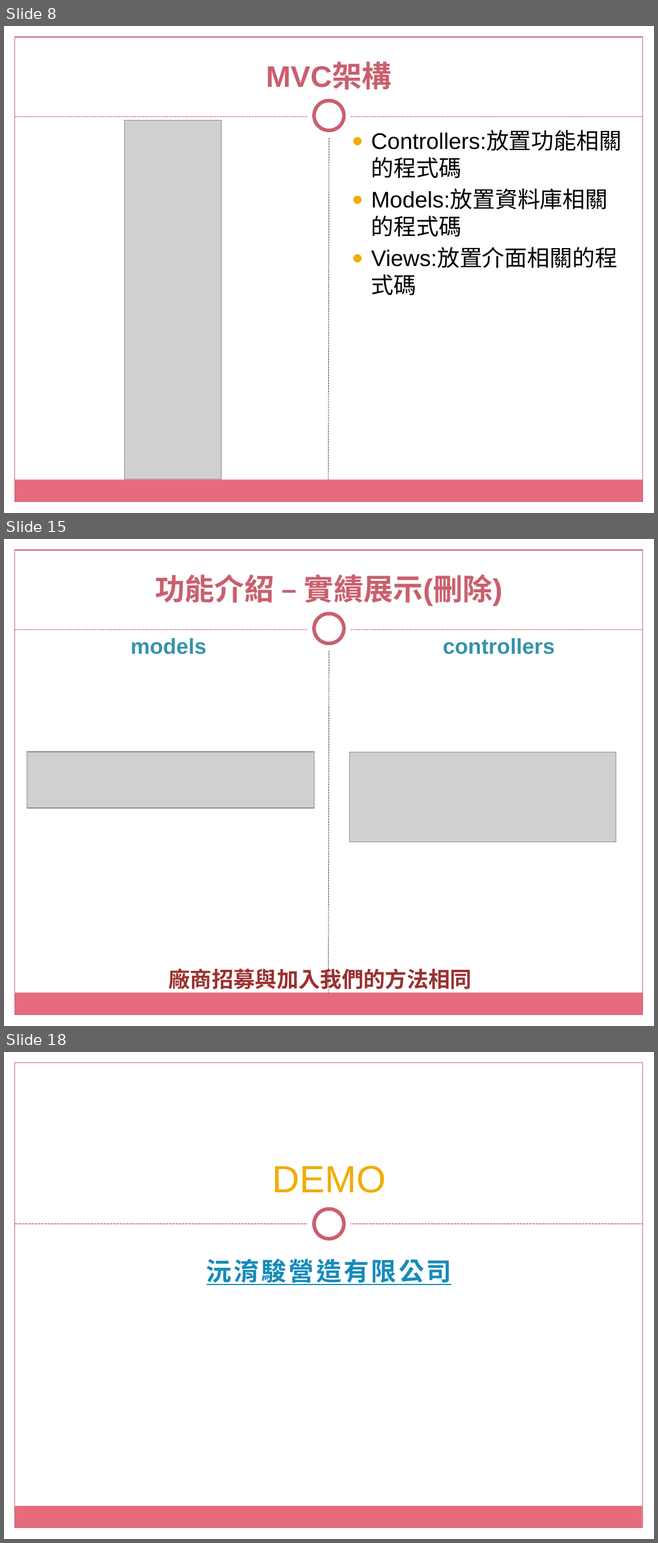
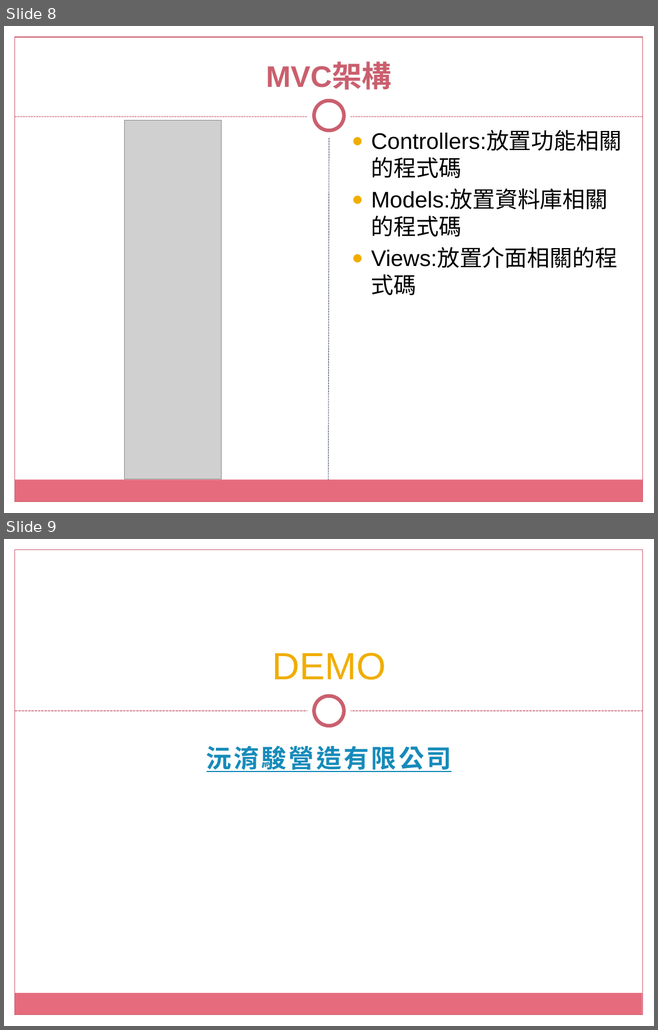
Before and after one commit to tsouleona/gitLab, a slide deck: small_project/data_project/沅淯駿營造有限公司.pptx. Shown one above the other, each under a label of ours: slides 8, 15 and 18 before the commit, slides 8 and 9 after it; the slides between them are not shown. The pictures are 658x1543 and 658x1030 pixels, drawn with LibreOffice and Linux fonts; fonts in the diff are those of the drawing; grey boxes stand for pictures; background and template pictures are left out. Boxes give left, top, right and bottom in pixels: in the first picture for what was removed or moved away, otherwise in the second. Text is boxed around its words. In the diff, an @@ line names an element or a change of style, - is before the commit and + after.

```diff
--- a/small_project/data_project/沅淯駿營造有限公司.pptx
+++ b/small_project/data_project/沅淯駿營造有限公司.pptx
@@ slide 15 removed at (x1=4, y1=539, x2=654, y2=1026), background picture (left out); not listed: 9 template elements that a slide beside it also shows @@
@@ title removed at (x1=155, y1=574, x2=502, y2=606) @@
-功能介紹 – 實績展示(刪除)
@@ text removed at (x1=130, y1=638, x2=206, y2=654) @@
-models
@@ text removed at (x1=442, y1=638, x2=554, y2=654) @@
-controllers
@@ picture removed at (x1=27, y1=752, x2=314, y2=809) @@
@@ picture removed at (x1=349, y1=752, x2=615, y2=842) @@
@@ text removed at (x1=168, y1=965, x2=471, y2=993) @@
-廠商招募與加入我們的方法相同
@@ what was slide 18 is now slide 9 @@
```
Also in this commit, not shown: 8 other slides removed.
